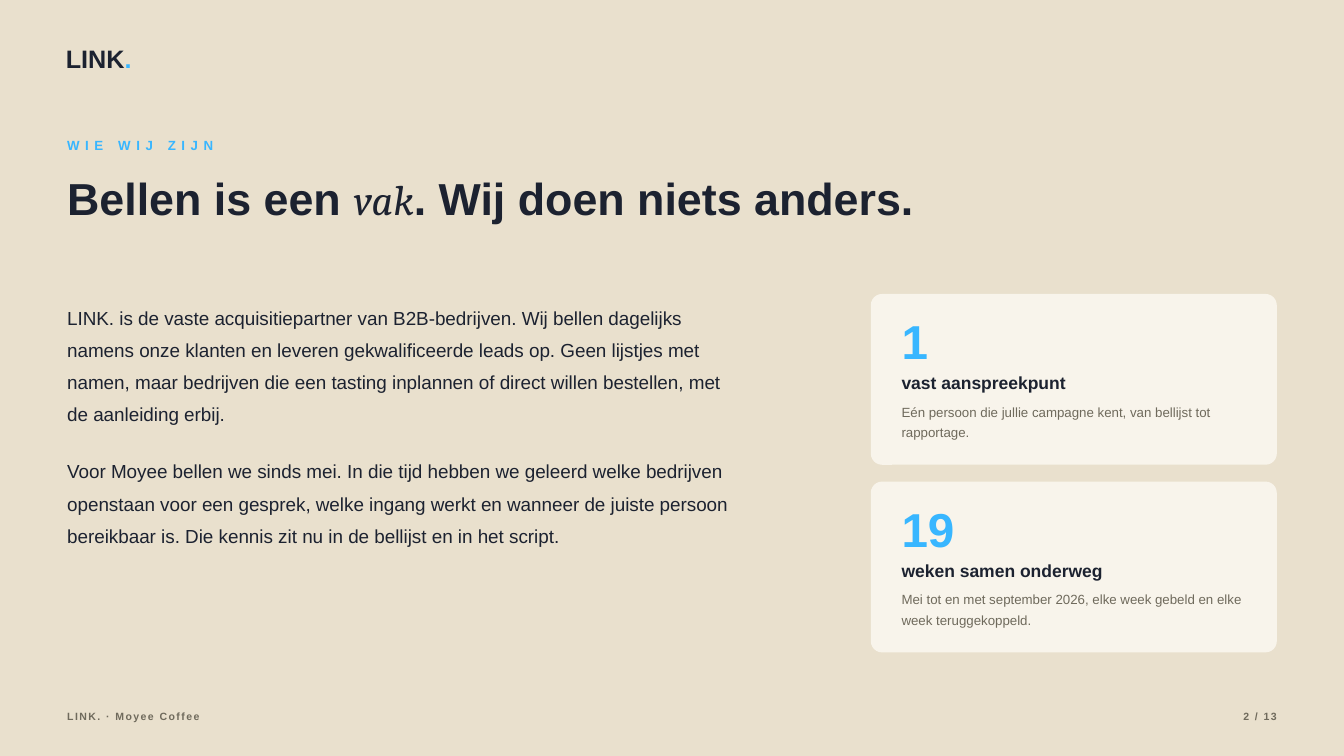
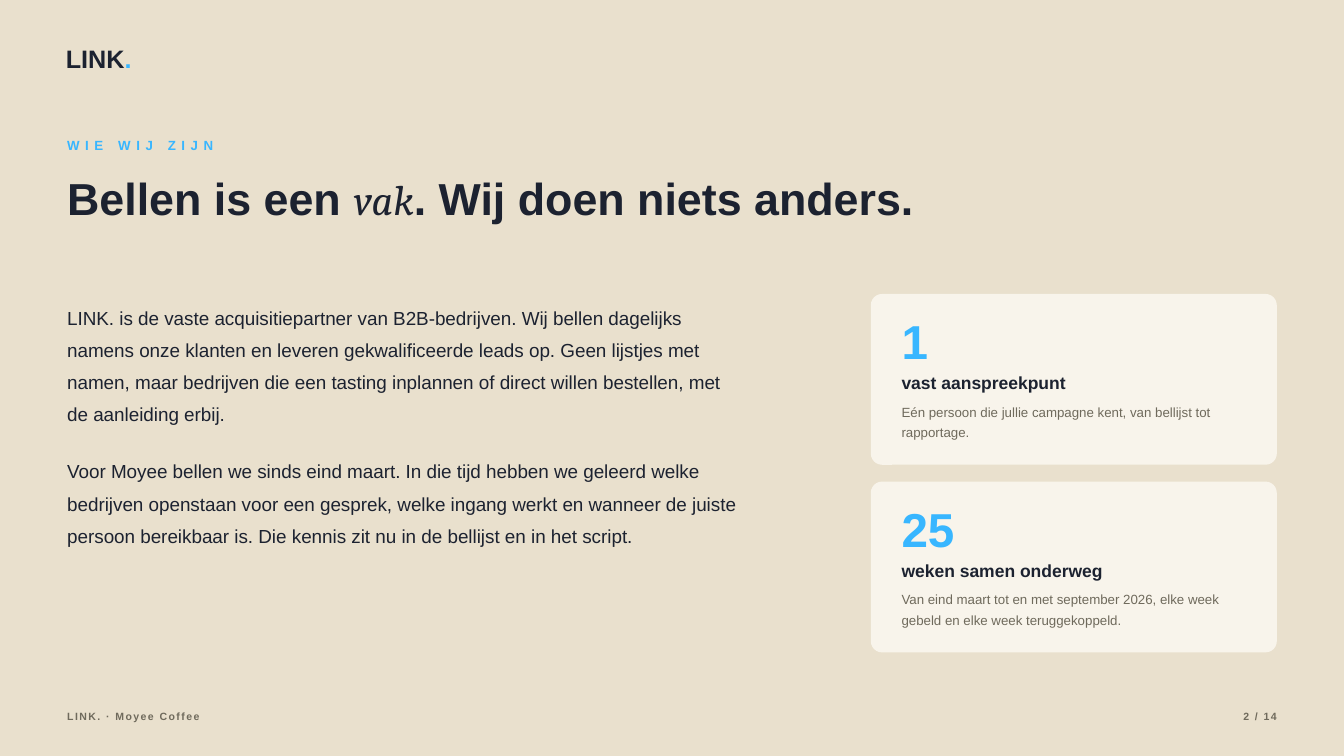
Before and after one commit to hens-lang/Test, a slide deck: slide 2 of output/LINK. voorstel Moyee Coffee.pptx. Drawn at 1344x756 pixels with LibreOffice and Linux fonts; fonts in the diff are those of the drawing. Boxes give left, top, right and bottom in pixels: in the first picture for what was removed or moved away, otherwise in the second. Text is boxed around its words. In the diff, an @@ line names an element or a change of style, - is before the commit and + after.

```diff
--- a/output/LINK. voorstel Moyee Coffee.pptx
+++ b/output/LINK. voorstel Moyee Coffee.pptx
@@ text at [67, 464, 736, 547]: text changed @@
-Voor Moyee bellen we sinds mei. In die tijd hebben we geleerd welke bedrijven openstaan voor een gesprek, welke ingang werkt en wanneer de juiste persoon bereikbaar is. Die kennis zit nu in de bellijst en in het script.
+Voor Moyee bellen we sinds eind maart. In die tijd hebben we geleerd welke bedrijven openstaan voor een gesprek, welke ingang werkt en wanneer de juiste persoon bereikbaar is. Die kennis zit nu in de bellijst en in het script.
@@ text at [902, 514, 955, 548]: text changed @@
-19
+25
@@ text at [902, 594, 1219, 628]: text changed @@
-Mei tot en met september 2026, elke week gebeld en elke week teruggekoppeld.
+Van eind maart tot en met september 2026, elke week gebeld en elke week teruggekoppeld.
```
Also in this commit, not shown: 12 other slides changed, 1 slide added, 27 other files.
